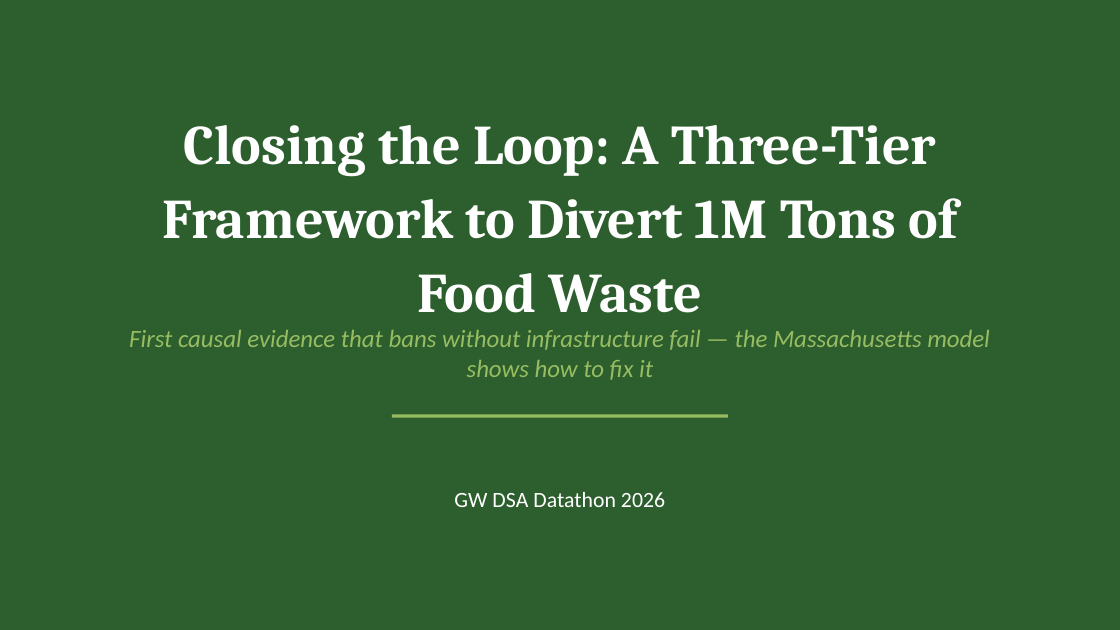
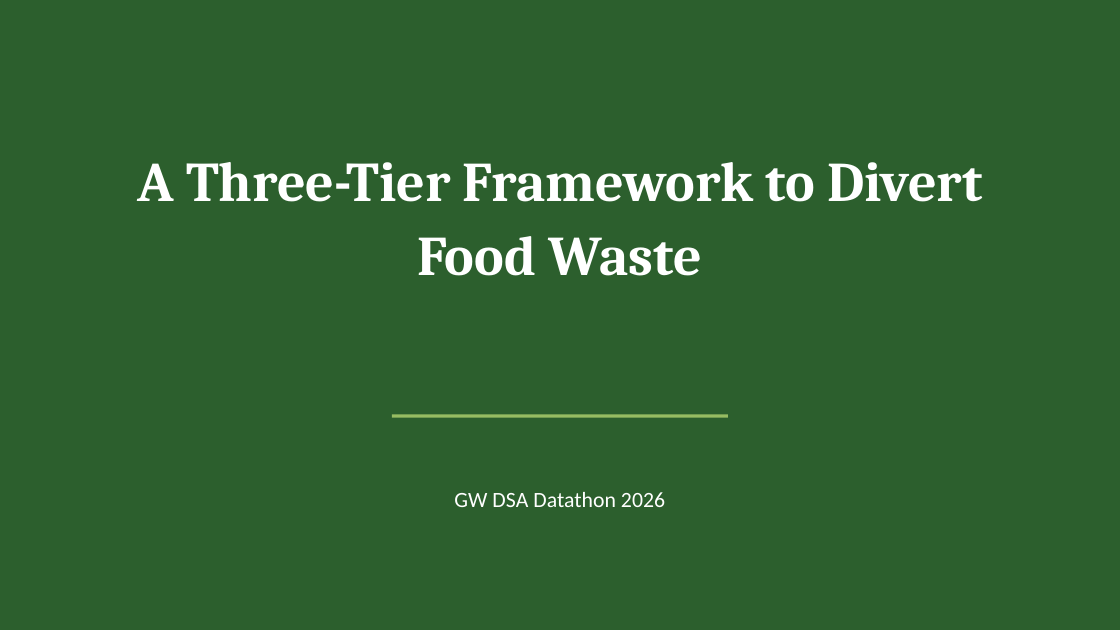
Before and after one commit to Asbetos/Datathon-Spring-2026, a slide deck: slide 1 of outputs/final/presentation.pptx. Drawn at 1120x630 pixels with LibreOffice and Linux fonts; fonts in the diff are those of the drawing. Boxes give left, top, right and bottom in pixels: in the first picture for what was removed or moved away, otherwise in the second. Text is boxed around its words. In the diff, an @@ line names an element or a change of style, - is before the commit and + after.

```diff
--- a/outputs/final/presentation.pptx
+++ b/outputs/final/presentation.pptx
@@ text at [137, 162, 983, 276]: text changed @@
-Closing the Loop: A Three-Tier Framework to Divert 1M Tons of Food Waste
+A Three-Tier Framework to Divert Food Waste
@@ text removed at [129, 330, 990, 380] @@
-First causal evidence that bans without infrastructure fail — the Massachusetts model shows how to fix it
```
Also in this commit, not shown: 10 other slides changed.
